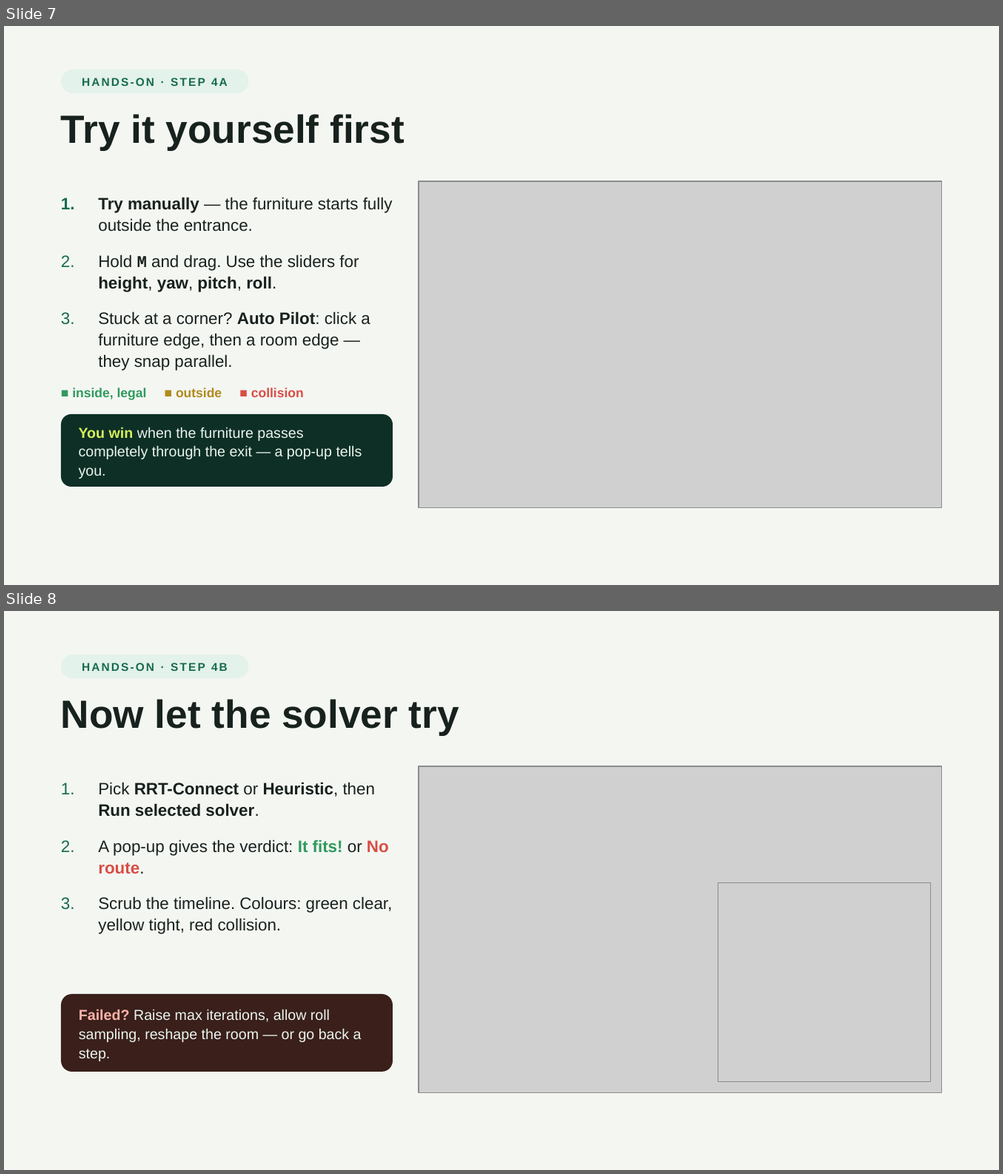
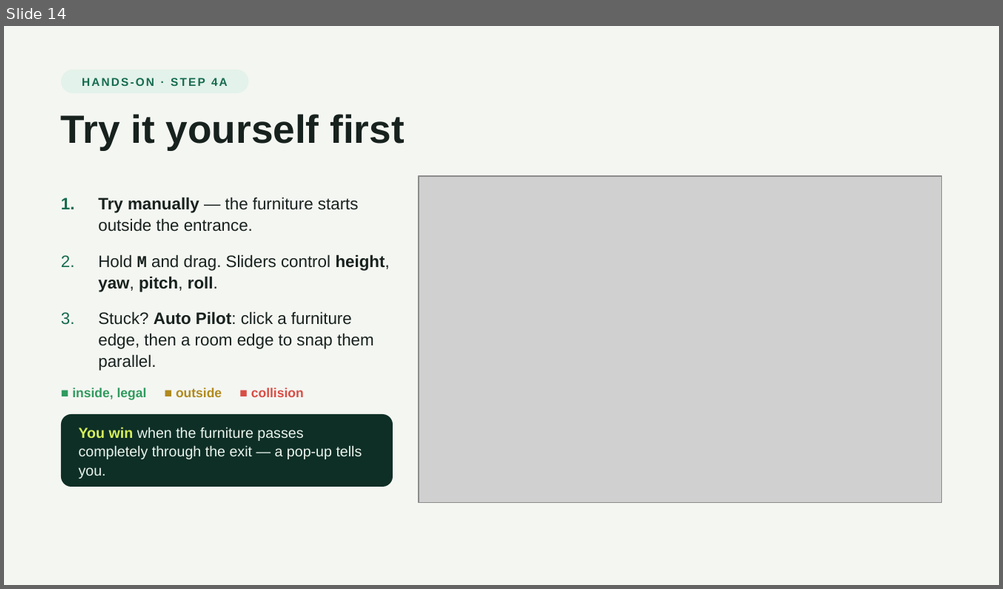
Before and after one commit to volcano1998/FurnitureSim_3D, a slide deck: slides/CanItFit.pptx. Shown one above the other, each under a label of ours: slides 7 and 8 before the commit, slide 14 after it. The pictures are 1003x1174 and 1003x589 pixels, drawn with LibreOffice and Linux fonts; fonts in the diff are those of the drawing; grey boxes stand for pictures. Boxes give left, top, right and bottom in pixels: in the first picture for what was removed or moved away, otherwise in the second. Text is boxed around its words. In the diff, an @@ line names an element or a change of style, - is before the commit and + after.

Commit message:
Manual mode starts outside, roll sampling default, remove heuristic, new slides

```diff
--- a/slides/CanItFit.pptx
+++ b/slides/CanItFit.pptx
@@ slide 8 removed at (4,611,999,1170), background #F4F6F2 @@
@@ rounded rectangle removed at (61,654,248,678) @@
-HANDS-ON · STEP 4B
@@ text removed at (61,699,459,735) @@
-Now let the solver try
@@ text removed at (98,782,392,934) @@
-1. Pick RRT-Connect or Heuristic, then Run selected solver.
-2. A pop-up gives the verdict: It fits! or No route.
-3. Scrub the timeline. Colours: green clear, yellow tight, red collision.
@@ picture removed at (419,766,942,1093) @@
@@ picture removed at (718,883,930,1082) @@
@@ rounded rectangle removed at (61,994,392,1072) @@
-Failed? Raise max iterations, allow roll sampling, reshape the room — or go back a step.
@@ what was slide 7 is now slide 14 @@
@@ slide 14 changed as well @@
@@ picture: place and size @@
-picture at (419,181,942,508)
+picture at (419,176,942,503)
@@ text at (98,197,390,371): text changed @@
-1. Try manually — the furniture starts fully outside the entrance.
-2. Hold M and drag. Use the sliders for height, yaw, pitch, roll.
-3. Stuck at a corner? Auto Pilot: click a furniture edge, then a room edge — they snap parallel.
+1. Try manually — the furniture starts outside the entrance.
+2. Hold M and drag. Sliders control height, yaw, pitch, roll.
+3. Stuck? Auto Pilot: click a furniture edge, then a room edge to snap them parallel.
```
Also in this commit, not shown: 12 other slides changed, 11 slides added, 3 other slides removed, 16 other files.
